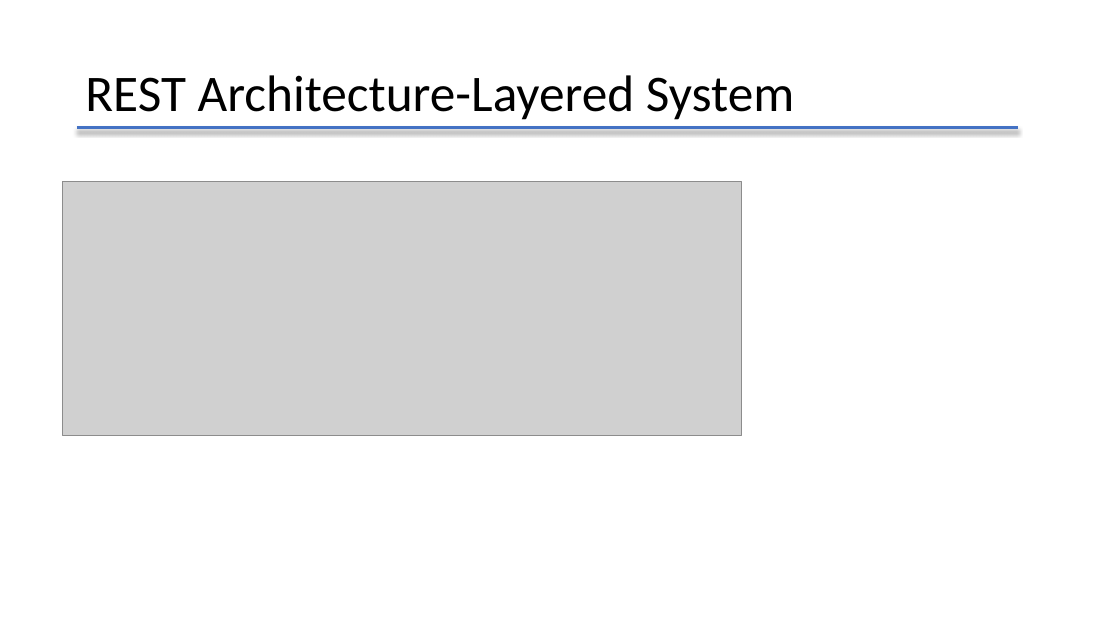
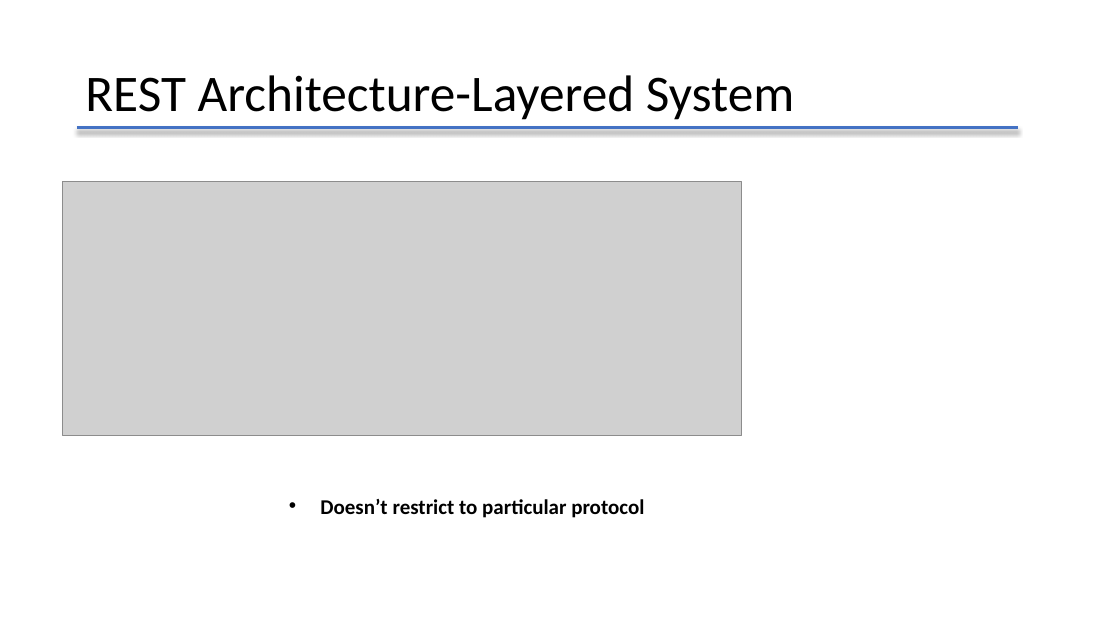
Before and after one commit to lbwxly/Todo, a slide deck: slide 8 of RestApiIntroduction.pptx (slide 4 before the commit). Drawn at 1120x630 pixels with LibreOffice and Linux fonts; fonts in the diff are those of the drawing; grey boxes stand for pictures. Boxes give left, top, right and bottom in pixels: in the first picture for what was removed or moved away, otherwise in the second. Text is boxed around its words. In the diff, an @@ line names an element or a change of style, - is before the commit and + after.

```diff
--- a/RestApiIntroduction.pptx
+++ b/RestApiIntroduction.pptx
@@ text added at (320,499,644,518), 18 pt, text #000000, bold @@
+• Doesn’t restrict to particular protocol
```
Also in this commit, not shown: 5 other slides changed, 6 slides added, 6 other files.
